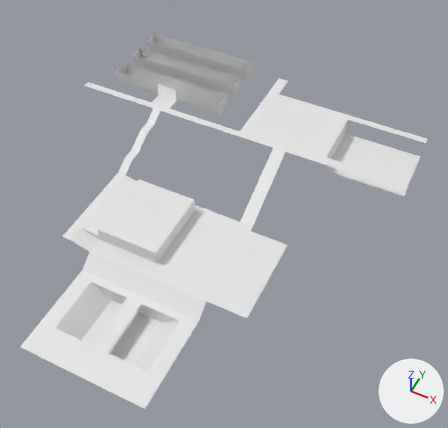
Renders of the Blender file _Models/map.blend from each side of a commit.
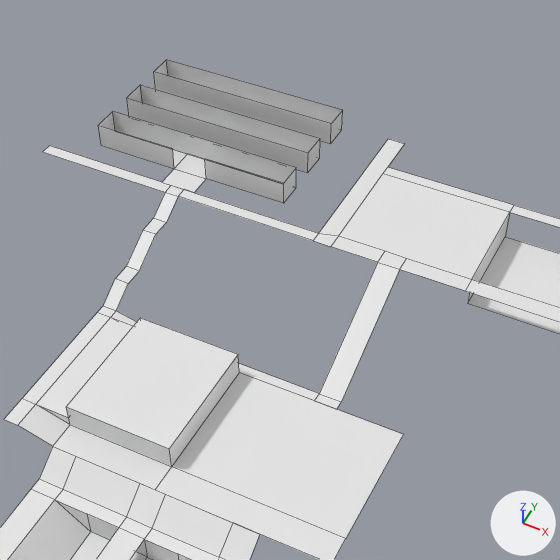
Each version appears first whole from a camera (50 mm lens) standing at (398.0, -587.0, 560.0) and looking at (161.0, -112.0, -34.0), and next in a close-up on the part from 13% to 84% of the width and 0% to 74% of the height. Lighting does not change. The marker at lower right points along +X, +Y and +Z. The close-ups show mesh edges as thin lines. Materials are left out; every surface is plain grey.

The first close-up shows 'school', 'teacher zone', 'walkroad'.
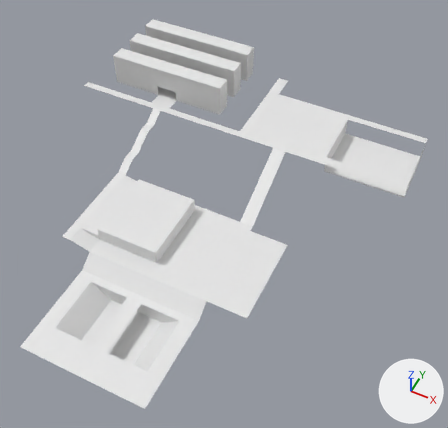
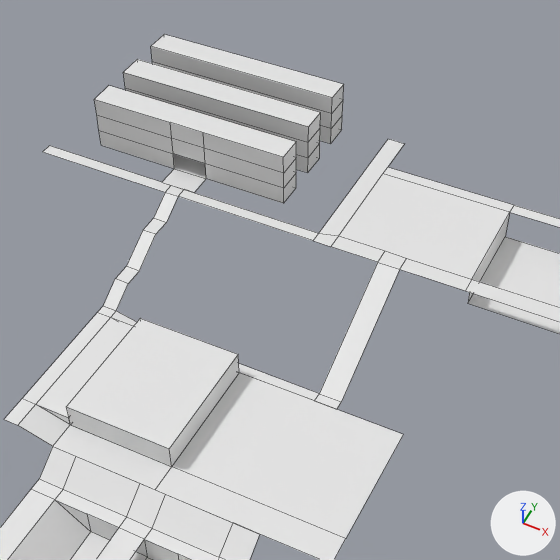
Patch to the scene script:
```diff
--- a/_Models/map.blend.py
+++ b/_Models/map.blend.py
@@ me_ground @@
 # used by ob_walkroad; parent = ob_collisions; location = (47.28, -86.04, 0.313); scale = (13.2, 0.5, 0.5)
 # verts and faces of me_ground; kept vertices keep their numbers, new ones are numbered from 122
 # before: 0 (-7.0, 198.0, -1.0) at pixel (101, 145), 1 (0.0, 198.0, -1.0) at pixel (283, 203), 7 (-7.0, 220.0, -1.0) at pixel (115, 131), 8 (0.0, 220.0, -1.0) at pixel (296, 187), 12 (-4.0, 198.0, -1.0) at pixel (174, 168)
 # before: 13 (-3.0, 198.0, -1.0) at pixel (206, 178), 14 (-3.0, 220.0, -1.0) at pixel (219, 163), 15 (-4.0, 220.0, -1.0) at pixel (187, 153), 16 (-4.0, 178.0, -1.0) at pixel (161, 182), 17 (-3.0, 178.0, -1.0) at pixel (194, 192)
-me_ground.from_pydata(...)  # 122 vertices, 73 faces; spans x -8.0..10.0, y -200.0..314.0, z -85.0..-1.0
+me_ground.from_pydata(...)  # 106 vertices, 67 faces; spans x -8.0..10.0, y -200.0..314.0, z -85.0..-1.0
+# me_ground part 1
+delete_vertices([0, 1, 7, 8, *range(12, 16)])  # with the faces that use them
@@ me_walls @@
 # used by ob_school; parent = ob_collisions; location = (-0.209, 34.5, 1.25); scale = (10.8, 6.88, 0.5)
-me_walls.from_pydata(...)  # 28 vertices, 13 faces; spans x -4.0..4.0, y -3.1..4.9, z -2.5..17.5
+me_walls.from_pydata(...)  # 58 vertices, 48 faces; spans x -4.0..4.0, y -4.6..4.9, z -2.5..42.5
+# me_walls part 2
+# 14 vertices are removed from x -4.0..4.0, y -3.1..4.9, z 17.5
+# 13 faces are deleted
+# 2 vertices are added at (-0.7, -4.6, -2.5), (0.7, -4.6, -2.5)
+# 14 new vertices lie (0.0, 0.0, 15.0) away from vertices in x -4.0..4.0, y -3.1..4.9, z -2.5
+# 14 new vertices lie (0.0, 0.0, 15.0) away from vertices in x -4.0..4.0, y -3.1..4.9, z 12.5
+# 14 new vertices lie (0.0, 0.0, 15.0) away from vertices in x -4.0..4.0, y -3.1..4.9, z 27.5
+# 48 new faces join them
```

Location of each change, [x1, y1, x2, y2] in pixels of the close-ups (560 x 560 px):
'school', reshaped (18% taller): before [98, 60, 343, 203]; after [94, 34, 344, 203]
part 1 of me_ground, deleted: before [162, 149, 206, 192]
